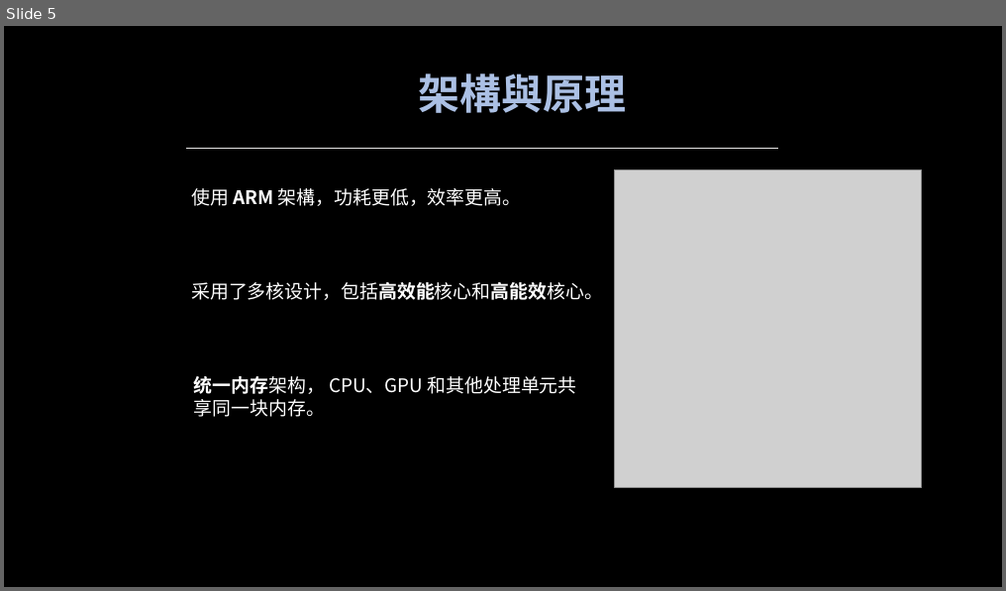
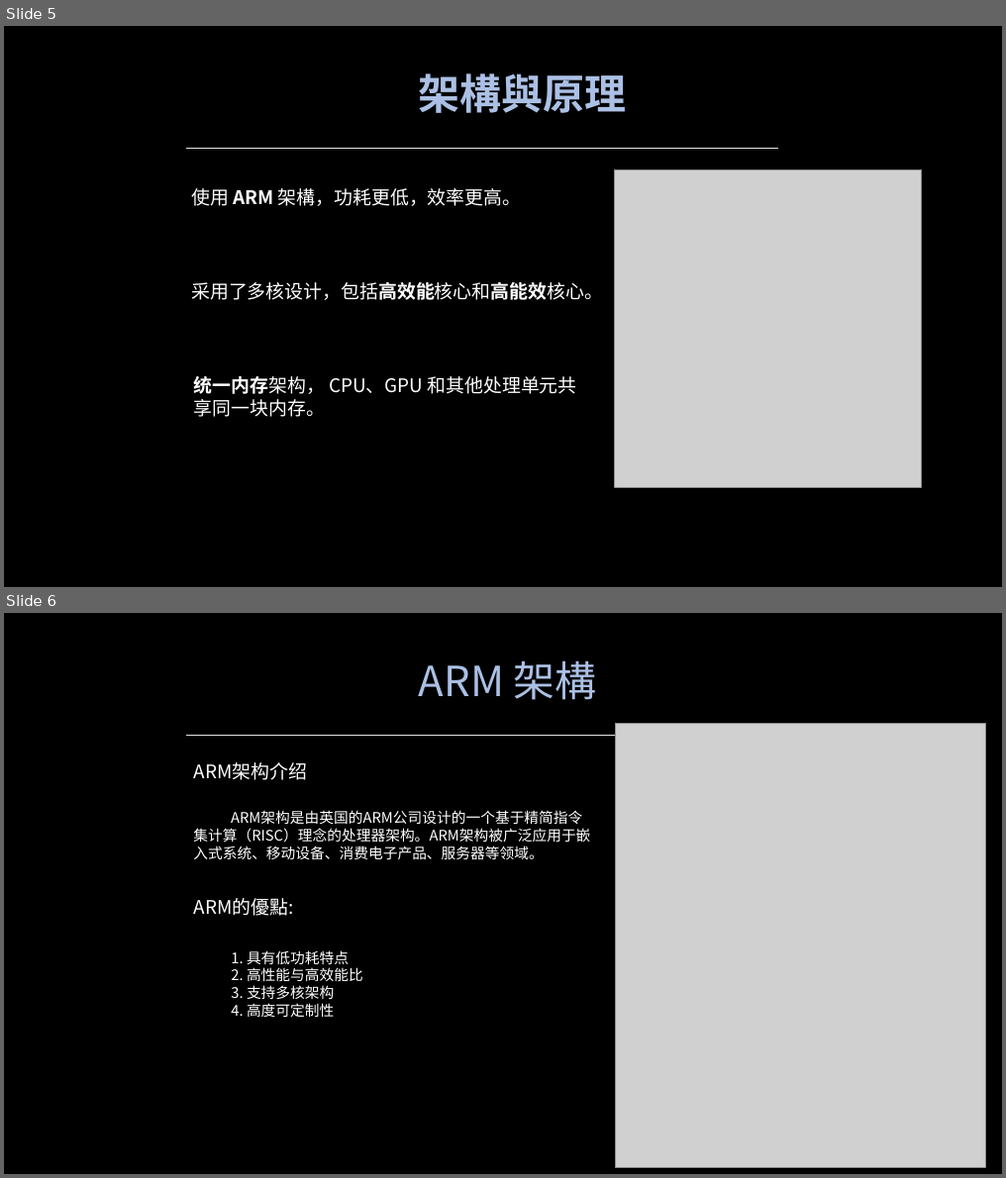
Before and after one commit to miaoyinnu/Apple, a slide deck: Apple.pptx. Shown one above the other, each under a label of ours: slide 5 before the commit, slides 5 and 6 after it. The pictures are 1006x591 and 1006x1178 pixels, drawn with LibreOffice and Linux fonts; fonts in the diff are those of the drawing; grey boxes stand for pictures. Boxes give left, top, right and bottom in pixels: in the first picture for what was removed or moved away, otherwise in the second. Text is boxed around its words. In the diff, an @@ line names an element or a change of style, - is before the commit and + after.

```diff
--- a/Apple.pptx
+++ b/Apple.pptx
@@ slide 6 added at box(4, 613, 1002, 1174), background #000000 @@
@@ text added at box(419, 661, 597, 700), 40 pt, text gradient #F6F8FC to #ABC0E4 to #C7D5ED @@
+ARM 架構
@@ picture added at box(616, 723, 986, 1167) @@
@@ line added from (187, 736) to (779, 736), #E7E6E6 1.25 pt @@
@@ text added at box(194, 762, 307, 780), 18 pt, text #FFFFFF @@
+ARM架构介绍
@@ text added at box(193, 828, 590, 861), 14 pt, text #FFFFFF @@
+ARM架构是由英国的ARM公司设计的一个基于精简指令集计算（RISC）理念的处理器架构。ARM架构被广泛应用于嵌入式系统、移动设备、消费电子产品、服务器等领域。
@@ text added at box(194, 898, 294, 916), 18 pt, text #FFFFFF @@
+ARM的優點:
@@ text added at box(231, 951, 363, 1017), 14 pt, text #FFFFFF @@
+1. 具有低功耗特点
+2. 高性能与高效能比
+3. 支持多核架构
+4. 高度可定制性
```
Also in this commit, not shown: 1 other slide added, 1 slide removed.
